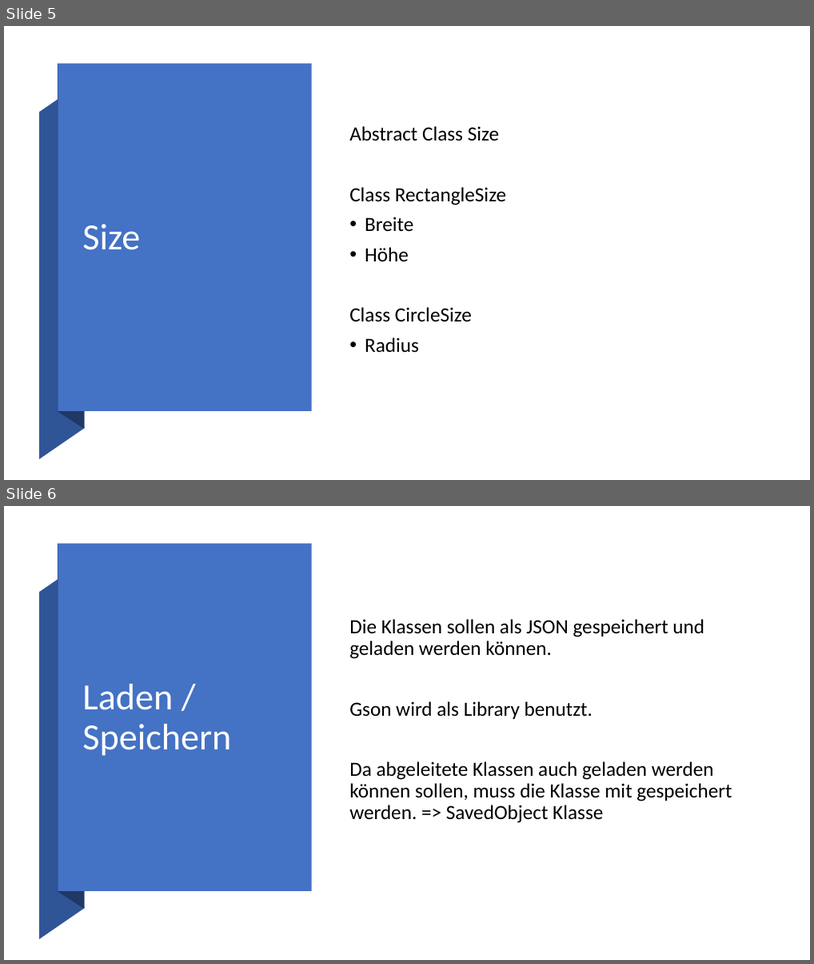
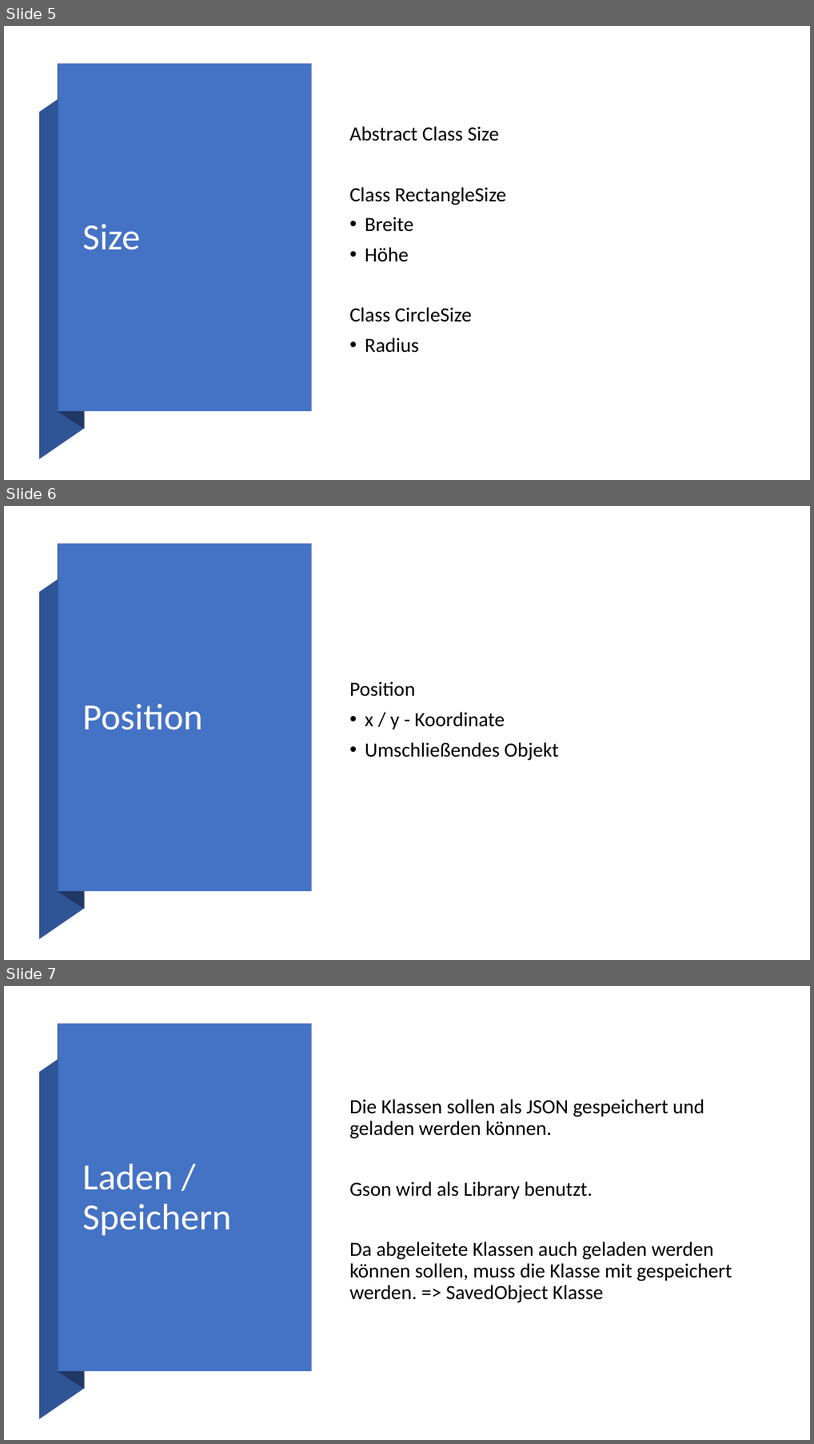
Before and after one commit to kneitzel/jadv-web, a slide deck: content/files/pp/JAdventure_1.3-Tasks.pptx. Shown one above the other, each under a label of ours: slides 5 and 6 before the commit, slides 5, 6 and 7 after it. The pictures are 814x964 and 814x1444 pixels, drawn with LibreOffice and Linux fonts; fonts in the diff are those of the drawing. Boxes give left, top, right and bottom in pixels: in the first picture for what was removed or moved away, otherwise in the second. Text is boxed around its words. In the diff, an @@ line names an element or a change of style, - is before the commit and + after.

```diff
--- a/content/files/pp/JAdventure_1.3-Tasks.pptx
+++ b/content/files/pp/JAdventure_1.3-Tasks.pptx
@@ slide 6 added at bbox=[4, 506, 810, 960], background #FFFFFF @@
@@ freeform shape added at bbox=[58, 544, 85, 909], fill #203864 @@
@@ rectangle added at bbox=[58, 544, 312, 891], fill #4472C4 @@
@@ freeform shape added at bbox=[39, 561, 84, 939], fill #2F5597 @@
@@ text added at bbox=[350, 681, 559, 760], 24 pt, text #000000 @@
+Position
+• x / y - Koordinate
+• Umschließendes Objekt
@@ title added at bbox=[82, 704, 202, 730], 44 pt, text #FFFFFF @@
+Position
@@ what was slide 6 is now slide 7 @@
```
Also in this commit, not shown: 12 other files.
